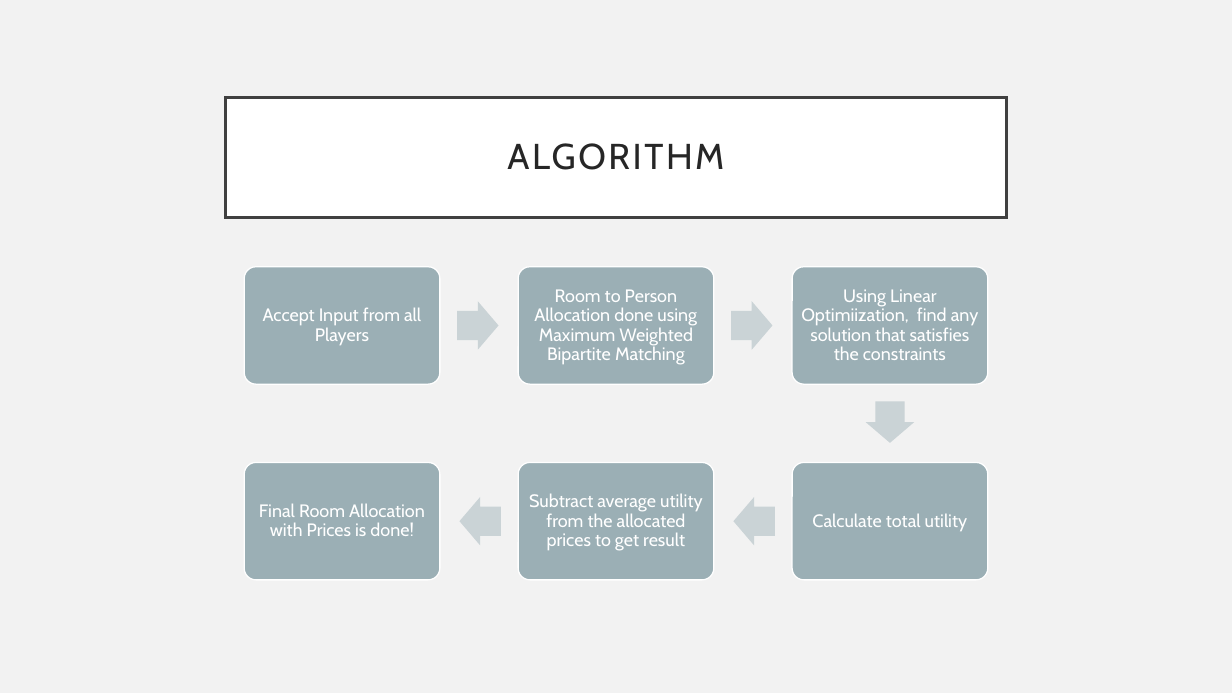
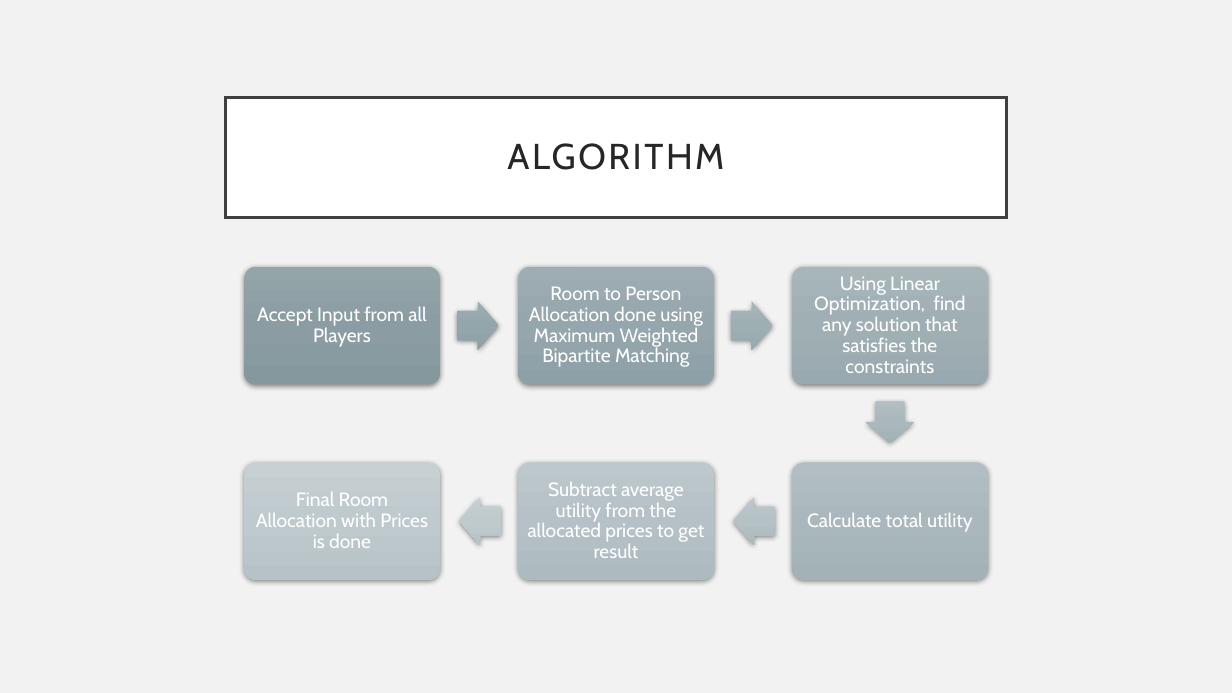
Before and after one commit to tanvinerkar/fair-rent-division, a slide deck: slide 4 of final-ppt.pptx. Drawn at 1232x693 pixels with LibreOffice and Linux fonts; fonts in the diff are those of the drawing. Boxes give left, top, right and bottom in pixels: in the first picture for what was removed or moved away, otherwise in the second. Text is boxed around its words. In the diff, an @@ line names an element or a change of style, - is before the commit and + after.

```diff
--- a/final-ppt.pptx
+++ b/final-ppt.pptx
@@ rounded rectangle at (244, 267, 440, 384): fill #9BAFB5 to gradient #95A6AB to #8C9FA5 to #86999F; outline #FFFFFF 1 pt to none; shadow on @@
@@ rounded rectangle at (518, 267, 714, 384): fill #9BAFB5 to gradient #9FAFB3 to #97A8AD to #90A2A7; outline #FFFFFF 1 pt to none; shadow on @@
@@ rounded rectangle at (792, 267, 988, 384): fill #9BAFB5 to gradient #A9B7BC to #A1B1B6 to #9AAAB0; outline #FFFFFF 1 pt to none; shadow on @@
@@ text at (814, 277, 966, 373): text changed; size 14 to 15 pt @@
-Using Linear Optimiization, find any solution that satisfies the constraints
+Using Linear Optimization, find any solution that satisfies the constraints
@@ right arrow at (457, 301, 499, 350): fill #CBD4D7 to gradient #9CAEB3 to #94A7AD to #8CA1A7; shadow on @@
@@ right arrow at (731, 301, 773, 350): fill #CBD4D7 to gradient #A7B7BB to #9FB0B6 to #97AAAF; shadow on @@
@@ right arrow at (866, 402, 915, 444): fill #CBD4D7 to gradient #B2BFC4 to #AABABE to #A2B3B8; shadow on @@
@@ rounded rectangle at (244, 463, 440, 580): fill #9BAFB5 to gradient #C8D2D5 to #C1CCD0 to #B8C4C8; outline #FFFFFF 1 pt to none; shadow on @@
@@ rounded rectangle at (518, 463, 714, 580): fill #9BAFB5 to gradient #BEC9CC to #B6C3C7 to #AEBCC0; outline #FFFFFF 1 pt to none; shadow on @@
@@ size 14 to 15 pt in 4 elements at (257, 306, 426, 347), (529, 286, 702, 367), (807, 513, 972, 532), (528, 482, 704, 558) @@
@@ rounded rectangle at (792, 463, 988, 580): fill #9BAFB5 to gradient #B3C0C4 to #ACBABF to #A4B3B8; outline #FFFFFF 1 pt to none; shadow on @@
@@ text at (256, 492, 428, 548): text changed; size 14 to 15 pt @@
-Final Room Allocation with Prices is done!
+Final Room Allocation with Prices is done
@@ right arrow at (459, 497, 501, 546): fill #CBD4D7 to gradient #C8D1D4 to #C0CCCF to #B8C4C8; shadow on @@
@@ right arrow at (734, 497, 775, 546): fill #CBD4D7 to gradient #BDC8CC to #B5C3C7 to #ADBBC0; shadow on @@
```
Also in this commit, not shown: 6 other slides changed, 7 slides added, 1 slide removed, 7 other files.
